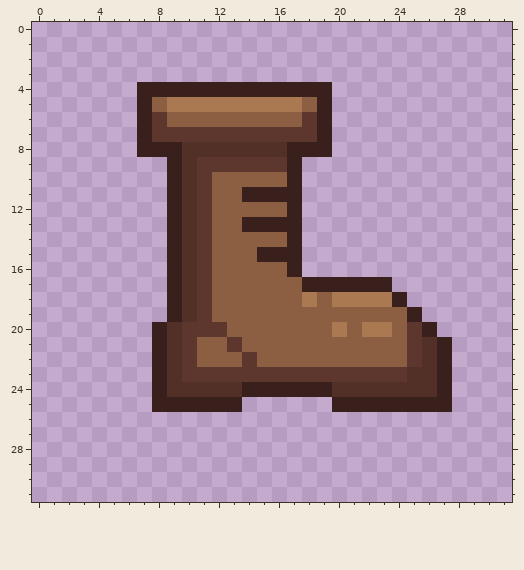
Pixel-art file -- assets/images/snow_boot.aseprite. The picture above is the old version.
32x32 pixels, 1 frame. The old version is drawn lined up with the new one.
The result:
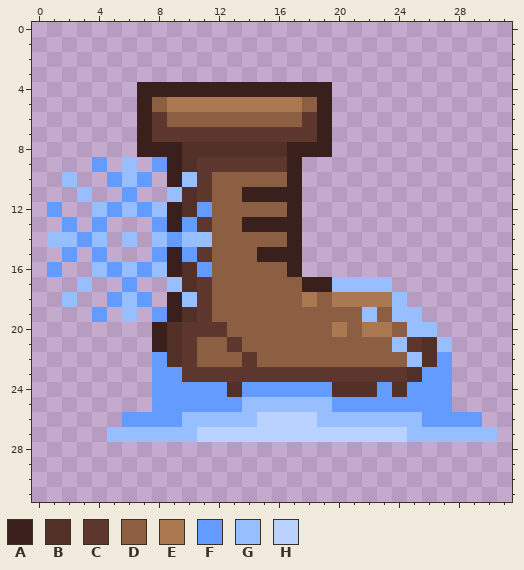
Palette (. is transparent): A #3a201c  B #522f27  C #5d372d  D #8c5f43  E #aa7951  F #639bff  G #97bfff  H #bad2ff
The edit:
{"change": "whole drawing moved by +0,+1 (the old picture is shown already moved)"}
{"y":9,"x":4,"old":".","new":"F"}
{"y":9,"x":6,"old":".","new":"G"}
{"y":9,"x":8,"old":".","new":"F"}
{"y":10,"x":2,"old":".","new":"G"}
{"y":10,"x":5,"old":"...","new":"FGF"}
{"y":10,"x":10,"old":"B","new":"G"}
{"y":11,"x":3,"old":".","new":"G"}
{"y":11,"x":6,"old":".","new":"F"}
{"y":11,"x":9,"old":"A","new":"G"}
{"y":12,"x":1,"old":".","new":"F"}
{"y":12,"x":4,"old":".....","new":"GFGFG"}
{"y":12,"x":11,"old":"C","new":"F"}
{"y":13,"x":2,"old":".","new":"F"}
{"y":13,"x":4,"old":".","new":"F"}
{"y":13,"x":8,"old":".","new":"F"}
{"y":13,"x":10,"old":"B","new":"F"}
{"y":14,"x":1,"old":"....","new":"GGFG"}
{"y":14,"x":6,"old":".","new":"G"}
{"y":14,"x":8,"old":".ABC","new":"GFGG"}
{"y":15,"x":2,"old":".","new":"F"}
{"y":15,"x":4,"old":".","new":"F"}
{"y":15,"x":8,"old":".","new":"F"}
{"y":15,"x":10,"old":"B","new":"F"}
{"y":16,"x":1,"old":".","new":"F"}
{"y":16,"x":4,"old":".....","new":"GFGFG"}
{"y":16,"x":11,"old":"C","new":"F"}
{"y":17,"x":3,"old":".","new":"G"}
{"y":17,"x":6,"old":".","new":"F"}
{"y":17,"x":9,"old":"A","new":"G"}
{"y":17,"x":20,"old":"AAAA","new":"GGGG"}
{"y":18,"x":2,"old":".","new":"G"}
{"y":18,"x":5,"old":"...","new":"FGF"}
{"y":18,"x":10,"old":"B","new":"G"}
{"y":18,"x":24,"old":"A","new":"G"}
{"y":19,"x":4,"old":".","new":"F"}
{"y":19,"x":6,"old":".","new":"G"}
{"y":19,"x":8,"old":".","new":"F"}
{"y":19,"x":22,"old":"D","new":"G"}
{"y":19,"x":24,"old":"DA","new":"GG"}
{"y":20,"x":25,"old":"CA","new":"GG"}
{"y":21,"x":24,"old":"D","new":"G"}
{"y":21,"x":27,"old":"A","new":"G"}
{"y":22,"x":8,"old":"A","new":"F"}
{"y":22,"x":25,"old":"C","new":"G"}
{"y":22,"x":27,"old":"A","new":"F"}
{"y":23,"x":8,"old":"AB","new":"FF"}
{"y":23,"x":26,"old":"BA","new":"FF"}
{"y":24,"x":8,"old":"ABBBB","new":"FFFFF"}
{"y":24,"x":14,"old":"AAAAAA","new":"FFFFFF"}
{"y":24,"x":23,"old":"B","new":"F"}
{"y":24,"x":25,"old":"BBA","new":"FFF"}
{"y":25,"x":8,"old":"AAAAAA......AAAAAAAA","new":"FFFFFFGGGGGGFFFFFFFF"}
{"y":26,"x":6,"old":"........................","new":"FFFFGGGGGHHHHGGGGGGGFFFF"}
{"y":27,"x":5,"old":"..........................","new":"GGGGGGHHHHHHHHHHHHHHGGGGGG"}
